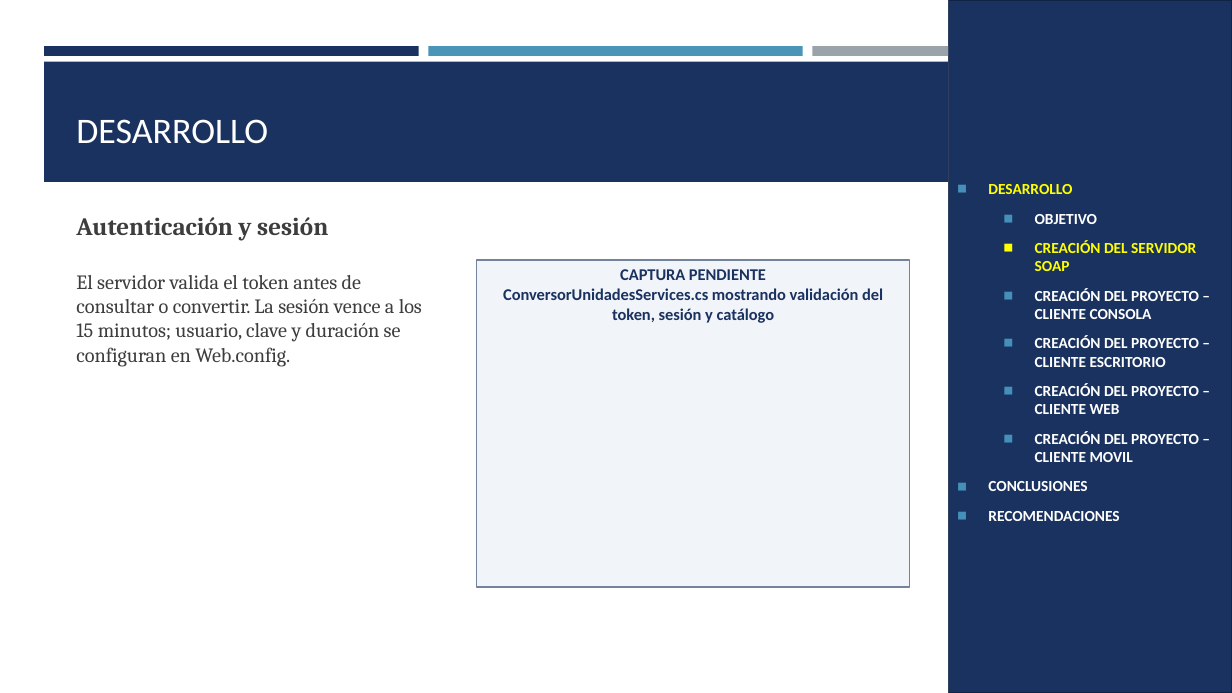
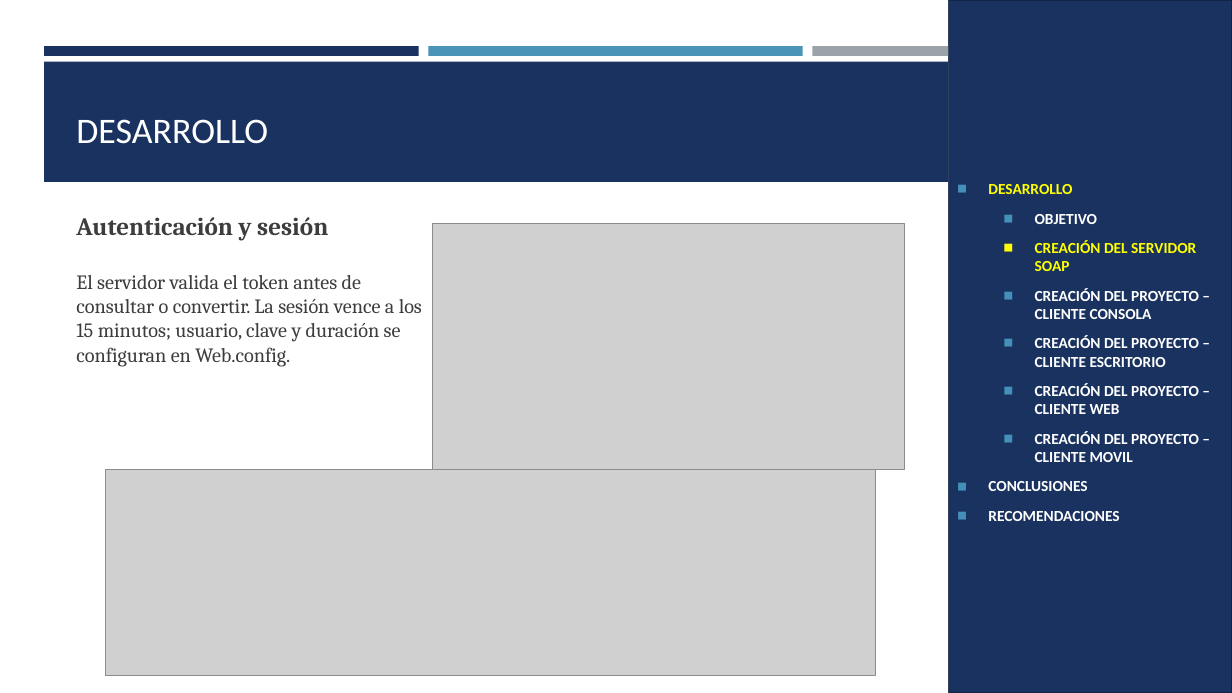
Before and after one commit to luis-sagx/arquitectura, a slide deck: slide 7 of TI.1.2 PAO202651_SOAP_DOTNET_SINBDD_NRC36883_GR09/05. DOCUMENTACION/PRESENTACION_TECNICA_GR09.pptx. Drawn at 1232x693 pixels with LibreOffice and Linux fonts; fonts in the diff are those of the drawing; grey boxes stand for pictures. Boxes give left, top, right and bottom in pixels: in the first picture for what was removed or moved away, otherwise in the second. Text is boxed around its words. In the diff, an @@ line names an element or a change of style, - is before the commit and + after.

Commit message:
Completa capturas de las presentaciones y corrige la ejecución de los clientes
- TI.1.1: clase principal del cliente de escritorio y URL local del cliente móvil
- TI.1.2: el cliente MAUI usa localhost:14028 con adb reverse
- TI.1.3: corrige la URL de las pruebas de integración y agrega nbactions.xml al cliente de consola
- TI.1.4: elimina el proyecto duplicado .Verification y agrega VerificarHttp.ps1 a las pruebas del servidor
- Presentaciones: capturas reales y recuadros pendientes para los diagramas

```diff
--- a/TI.1.2 PAO202651_SOAP_DOTNET_SINBDD_NRC36883_GR09/05. DOCUMENTACION/PRESENTACION_TECNICA_GR09.pptx
+++ b/TI.1.2 PAO202651_SOAP_DOTNET_SINBDD_NRC36883_GR09/05. DOCUMENTACION/PRESENTACION_TECNICA_GR09.pptx
@@ picture added at (433,224,906,470) @@
@@ rectangle removed at (477,260,910,587) @@
-CAPTURA PENDIENTE
-ConversorUnidadesServices.cs mostrando validación del token, sesión y catálogo
@@ picture added at (105,470,875,676) @@
```
Also in this commit, not shown: 25 other slides changed, 16 other files.
